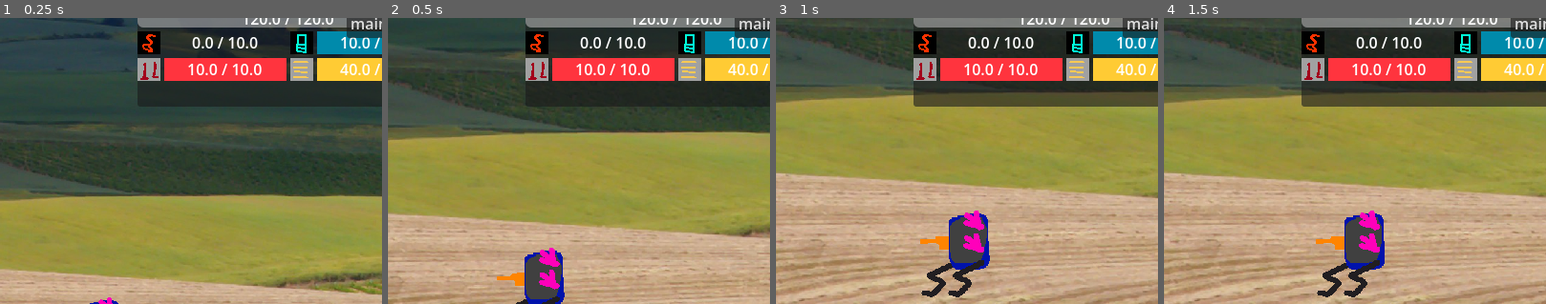
Above: before the commit, frames 1-4 (left to right).
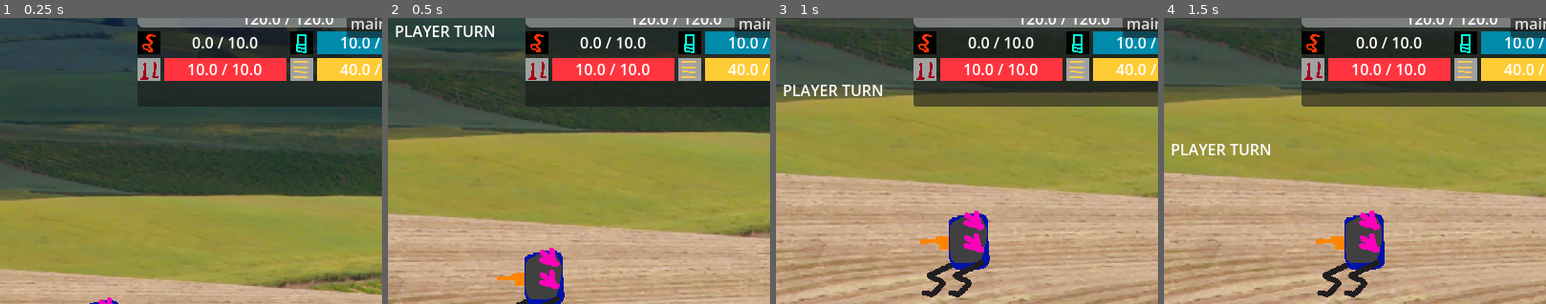
Above: after the commit, the same moments.

Repository: SnekOfSpice/micro-mechs
Game: Godot game, scene res://world/battle/battle_stage.tscn
Two runs of this game, one before a commit and one after it. Both use one fixed random seed, a clock stepped at 60 frames per second and the inputs below. This scene is started directly instead of the project's main scene.
Inputs:
- Up to frame 1 (0.25 s): no input
- Up to frame 2 (0.5 s): no input
- Up to frame 3 (1 s): click "cool down" at 0.5 s
- Up to frame 4 (1.5 s): click "move -1" at 1.25 s
The pictures show only the part of the screen within x 42-92%, y 2-52%; the shares and areas given below are measured in that part.

Frame 1 is identical in both runs. In frame 2, 0.5% of the frame differs, in the area x 2-28%, y 2-7%; in frame 3, 0.5%; in frame 4, 0.5%.
Error in both runs: Invalid access to property or key 'weapon_list' on a base object of type 'null instance'. (res://mech.gd:37)

Commit message:
awawa combaatt

Diff:
--- a/game/systems/phase_manager/phase_start_turn.gd
+++ b/game/systems/phase_manager/phase_start_turn.gd
@@ -7,6 +7,7 @@
 
 func enter_state() -> void:
 	Global.active_mech.generate_energy()
+	Global.hud.begin_turn()
 
 	super()
 	pass
--- a/game/ui/attack_info_display.gd
+++ b/game/ui/attack_info_display.gd
@@ -14,7 +14,8 @@
 
 	if perspective == Perspective.ATTACKER:
 		add_theme_stylebox_override("panel", load("res://game/ui/attack_style_box_attacker.tres"))
-		weapon_config.uses
+		%UsesLabel.visible = weapon_config.uses != -1
+		%UsesLabel.text = str("Uses left: ", weapon_config.uses)
 		var energy := weapon_config.energy_consumption_self
 		%EnergyContainer.visible = energy > 0
 		%EnergyLabel.text = str(energy)
@@ -32,7 +33,10 @@
 	elif perspective == Perspective.DEFENDER:
 		%DamageContainer.visible = weapon_config.damage.x > 0 or weapon_config.damage.y > 0
 		%DamageTypeIcon.texture = load("res://icon_%s.png" % WeaponConfig.DamageType.keys()[weapon_config.damage_type].to_lower())
-		%DamageRangeLabel.text = "%s - %s" % [weapon_config.weapon_range.x, weapon_config.weapon_range.y]
+		if weapon_config.damage.x != weapon_config.damage.y:
+			%DamageRangeLabel.text = "%s - %s" % [weapon_config.damage.x, weapon_config.damage.y]
+		else:
+			%DamageRangeLabel.text = "%s" % weapon_config.damage.x
 
 		add_theme_stylebox_override("panel", load("res://game/ui/attack_style_box_defender.tres"))
 
--- a/game/ui/attack_info_display.tscn
+++ b/game/ui/attack_info_display.tscn
@@ -94,3 +94,7 @@
 [node name="KnockbackLabel" type="Label" parent="Containers/KnockbackContainer" unique_id=1240148288]
 unique_name_in_owner = true
 layout_mode = 2
+
+[node name="UsesLabel" type="Label" parent="Containers" unique_id=145038181]
+unique_name_in_owner = true
+layout_mode = 2
--- a/mech.gd
+++ b/mech.gd
@@ -268,6 +268,10 @@
 	if weapon_config.energy_consumption_self > combat_stats.energy:
 		return false
 
+	if weapon_config.uses > -1:
+		if weapon_config.uses == 0:
+			return false
+
 	var adjusted_range : Vector2 = weapon_config.weapon_range
 	adjusted_range.x += get_spot()
 	adjusted_range.y += get_spot()
@@ -341,6 +345,9 @@
 	combat_stats.energy -= weapon_config.energy_consumption_self
 	combat_stats.heat += weapon_config.heat_generation_self
 
+	if weapon_config.uses > -1:
+		weapon_config.uses = max(0, weapon_config.uses - 1)
+
 	var duration := weapon.attack_animation(Global.get_other_mech(self))
 	await get_tree().create_timer(duration).timeout
 
--- a/parts/torsos/configs/torso_1.tres
+++ b/parts/torsos/configs/torso_1.tres
@@ -7,4 +7,5 @@
 rockets_max = 16
 heat_max = 12
 energy_max = 8
+energy_generation = 2
 metadata/_custom_type_script = "uid://dyvy5uipvdaox"
--- a/parts/torsos/configs/torso_2.tres
+++ b/parts/torsos/configs/torso_2.tres
@@ -6,4 +6,5 @@
 script = ExtResource("1_opt74")
 health_max = 120
 bullets_max = 40
+energy_generation = 5
 metadata/_custom_type_script = "uid://dyvy5uipvdaox"
--- a/parts/weapons/configs/cannon_1.tres
+++ b/parts/weapons/configs/cannon_1.tres
@@ -5,6 +5,7 @@
 [resource]
 script = ExtResource("1_xpb2m")
 tech_id = "cannon_1"
+damage = Vector2i(5, 5)
 weapon_range = Vector2i(1, 3)
 energy_consumption_self = 1
 heat_generation_self = 1
--- a/parts/weapons/configs/cannon_2.tres
+++ b/parts/weapons/configs/cannon_2.tres
@@ -5,7 +5,10 @@
 [resource]
 script = ExtResource("1_iwvya")
 tech_id = "cannon_2"
+damage = Vector2i(13, 13)
 weapon_range = Vector2i(2, 4)
-energy_consumption_self = 2
+uses = 2
+damage_type = 1
+energy_consumption_self = 4
 knockback = 1
 metadata/_custom_type_script = "uid://d4g0xn01kf10"
--- a/world/battle/player_hud.gd
+++ b/world/battle/player_hud.gd
@@ -6,6 +6,7 @@
 func _ready() -> void:
 	Global.hud = self
 	EventBus.phase_changed.connect(_on_phase_changed)
+	%TurnLabel.hide()
 	#EventBus.combat_stats_changed.connect(_on_combat_stats_changed)
 
 
@@ -67,3 +68,17 @@
 		visualizer_tween.kill()
 	%AttackInfoDisplay.position.x = - %AttackInfoDisplay.size.x
 	%DefenderInfoDisplay.position.x = size.x +  %DefenderInfoDisplay.size.x
+
+
+func begin_turn():
+	var is_player_turn : bool = Global.active_mech == Global.player_mech
+	if is_player_turn:
+		%TurnLabel.text = "PLAYER TURN"
+	else:
+		%TurnLabel.text = "ENEMY TURN"
+
+	%TurnLabel.position.y = -50
+	%TurnLabel.show()
+	var t := create_tween()
+	t.tween_property(%TurnLabel, "position:y", size.y * 0.33, 2.0)
+	t.finished.connect(%TurnLabel.hide)
--- a/world/battle/player_hud.tscn
+++ b/world/battle/player_hud.tscn
@@ -61,3 +61,13 @@
 offset_right = 992.0
 offset_bottom = 341.0
 grow_horizontal = 1
+
+[node name="TurnLabel" type="Label" parent="." unique_id=387689936]
+unique_name_in_owner = true
+layout_mode = 1
+anchors_preset = 10
+anchor_right = 1.0
+offset_top = -78.0
+offset_bottom = -55.0
+grow_horizontal = 2
+horizontal_alignment = 1
